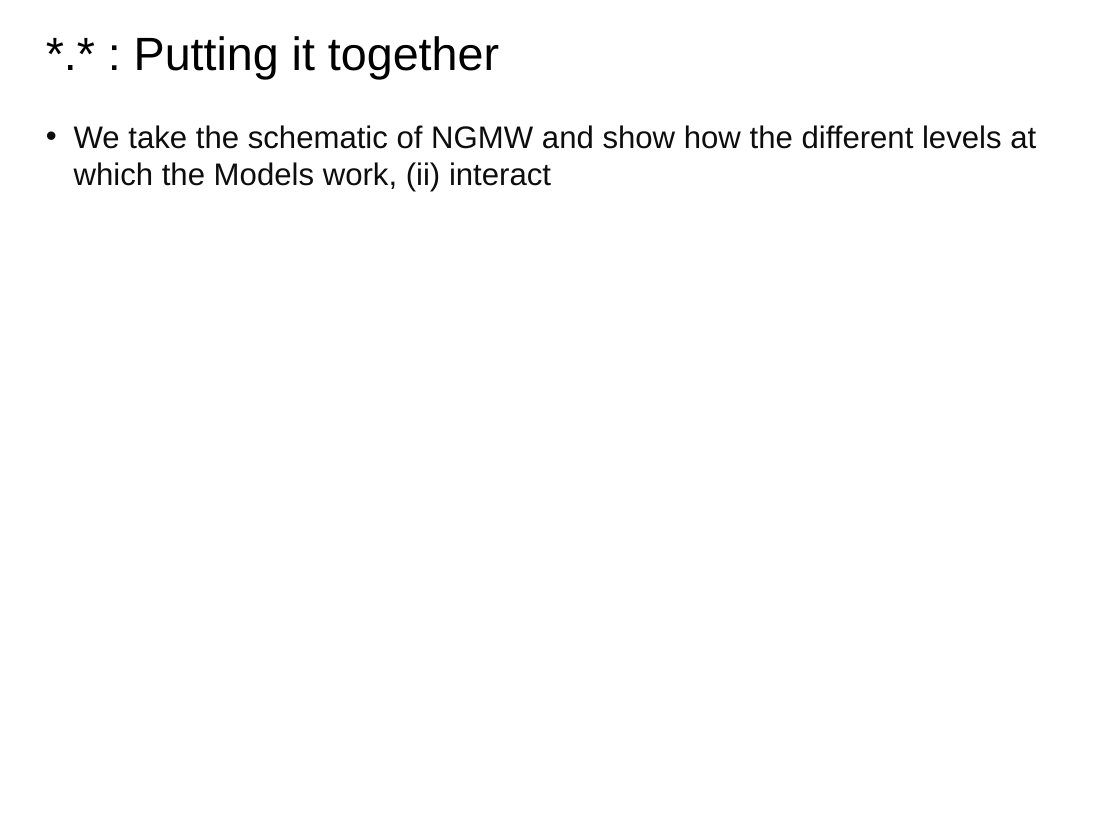
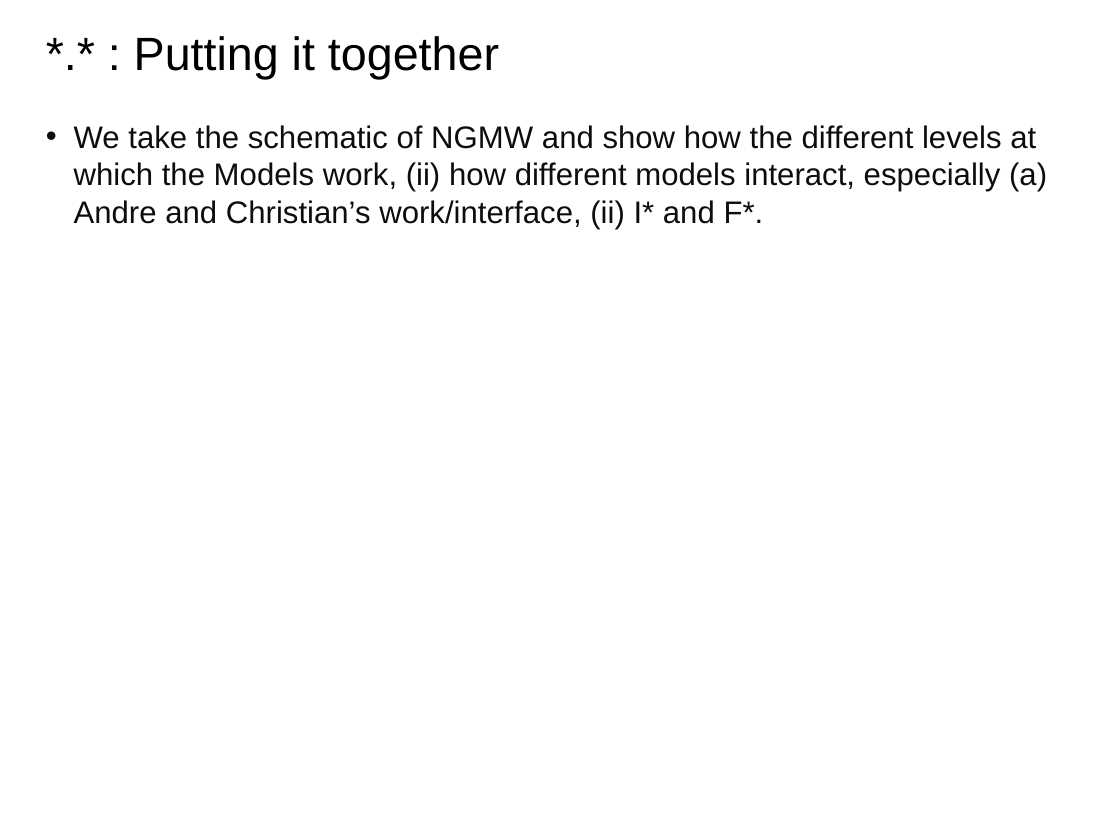
Before and after one commit to saga-project/NGMW, a slide deck: slide 13 of presentations/radical-modsim.pptx. Drawn at 1120x840 pixels with LibreOffice and Linux fonts; fonts in the diff are those of the drawing; background and template pictures are left out. Boxes give left, top, right and bottom in pixels: in the first picture for what was removed or moved away, otherwise in the second. Text is boxed around its words. In the diff, an @@ line names an element or a change of style, - is before the commit and + after.

Commit message:
minor update

```diff
--- a/presentations/radical-modsim.pptx
+++ b/presentations/radical-modsim.pptx
@@ text at [74, 125, 1047, 229]: text changed @@
-• We take the schematic of NGMW and show how the different levels at which the Models work, (ii) interact
+• We take the schematic of NGMW and show how the different levels at which the Models work, (ii) how different models interact, especially (a) Andre and Christian’s work/interface, (ii) I* and F*.
```
